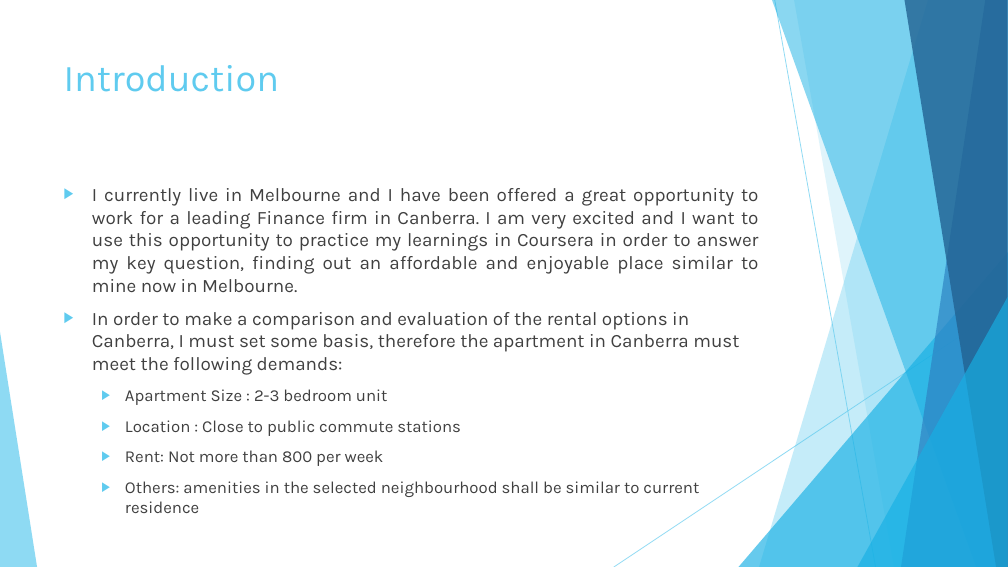
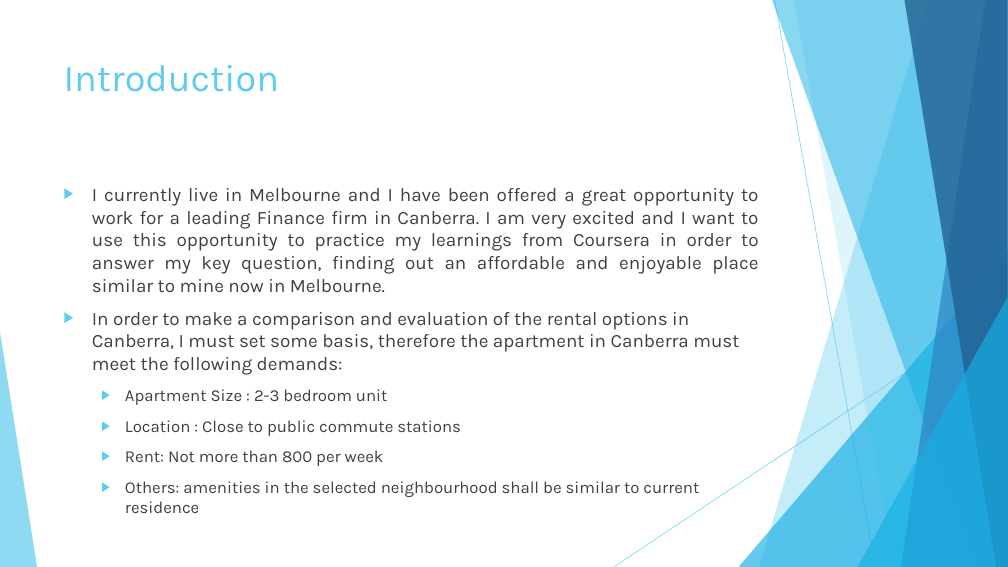
Before and after one commit to babmano/Applied-Data-Science-Capstone-Project, a slide deck: slide 2 of Battle of Neighbourhoods.pptx. Drawn at 1008x567 pixels with LibreOffice and Linux fonts; fonts in the diff are those of the drawing. Boxes give left, top, right and bottom in pixels: in the first picture for what was removed or moved away, otherwise in the second. Text is boxed around its words. In the diff, an @@ line names an element or a change of style, - is before the commit and + after.

```diff
--- a/Battle of Neighbourhoods.pptx
+++ b/Battle of Neighbourhoods.pptx
@@ text at [92, 188, 758, 292]: text changed @@
-▶ I currently live in Melbourne and I have been offered a great opportunity to work for a leading Finance firm in Canberra. I am very excited and I want to use this opportunity to practice my learnings in Coursera in order to answer my key question, finding out an affordable and enjoyable place similar to mine now in Melbourne.
+▶ I currently live in Melbourne and I have been offered a great opportunity to work for a leading Finance firm in Canberra. I am very excited and I want to use this opportunity to practice my learnings from Coursera in order to answer my key question, finding out an affordable and enjoyable place similar to mine now in Melbourne.
```
Also in this commit, not shown: 1 other slide changed, 1 other file.
